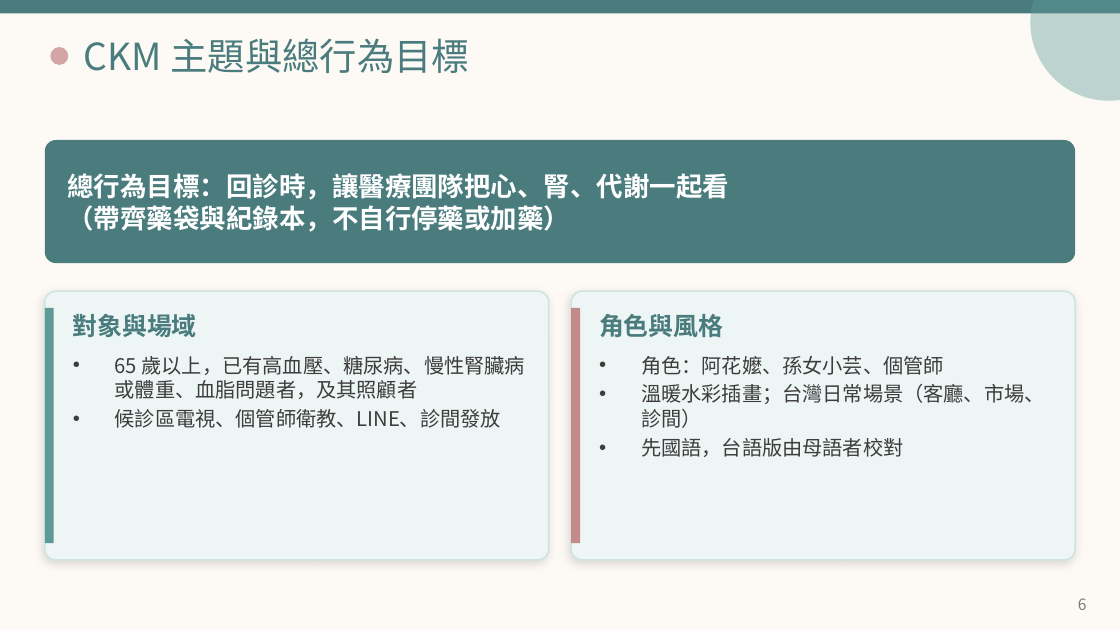
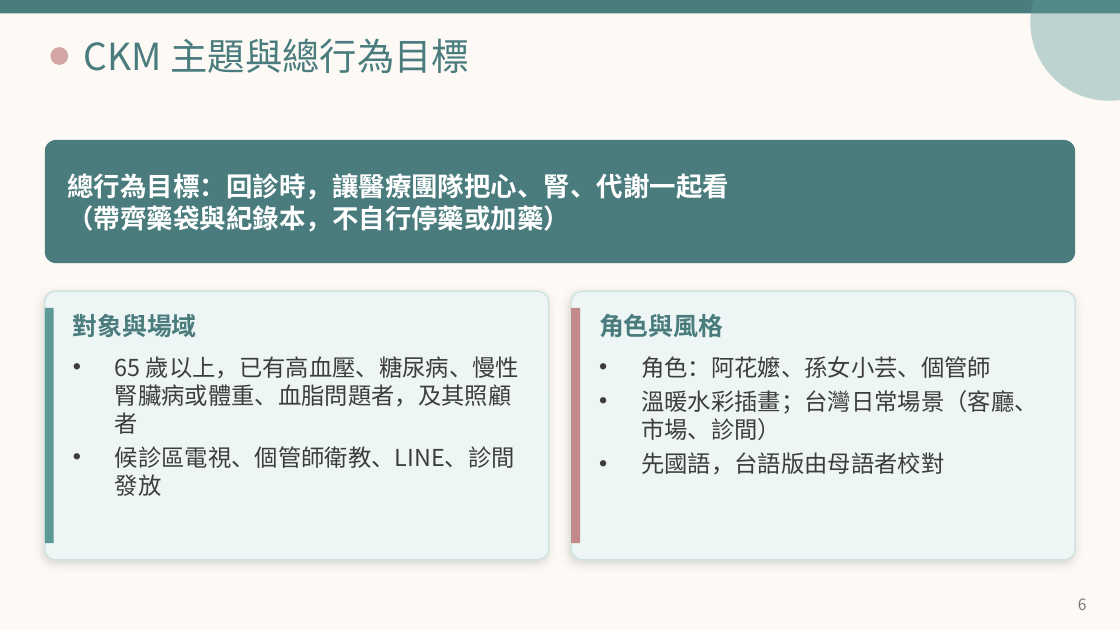
Before and after one commit to YEN590102/wordcloud, a slide deck: slide 6 of chronic-care-media/examples/ckm-project-watercolor.pptx. Drawn at 1120x630 pixels with LibreOffice and Linux fonts; fonts in the diff are those of the drawing. Boxes give left, top, right and bottom in pixels: in the first picture for what was removed or moved away, otherwise in the second. Text is boxed around its words. In the diff, an @@ line names an element or a change of style, - is before the commit and + after.

```diff
--- a/chronic-care-media/examples/ckm-project-watercolor.pptx
+++ b/chronic-care-media/examples/ckm-project-watercolor.pptx
@@ text "65 歲以上，已有高血壓、糖尿病、慢性腎臟病或體重、血脂問題者，及其照顧者" at (115,356,519,496): size 13 to 15 pt; more space between paragraphs @@
@@ text "角色：阿花嬤、孫女小芸、個管師" at (641,356,1038,474): size 13 to 15 pt; more space between paragraphs @@
```
Also in this commit, not shown: 7 other slides changed, 1 other file.
